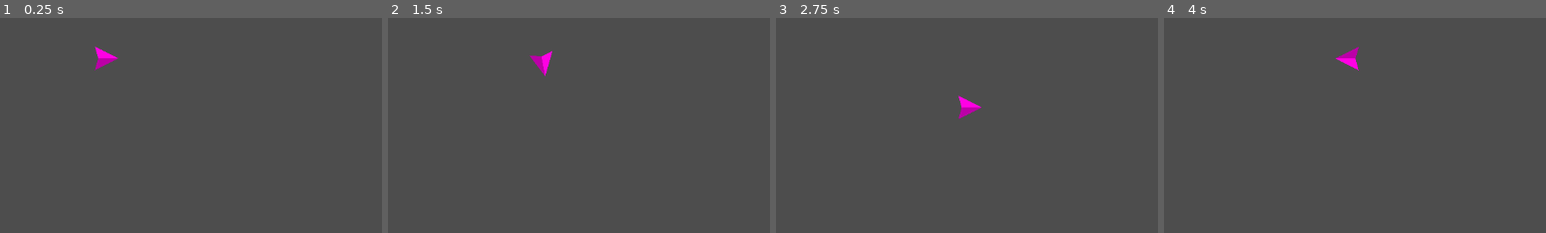
Above: before the commit, frames 1-4 (left to right).
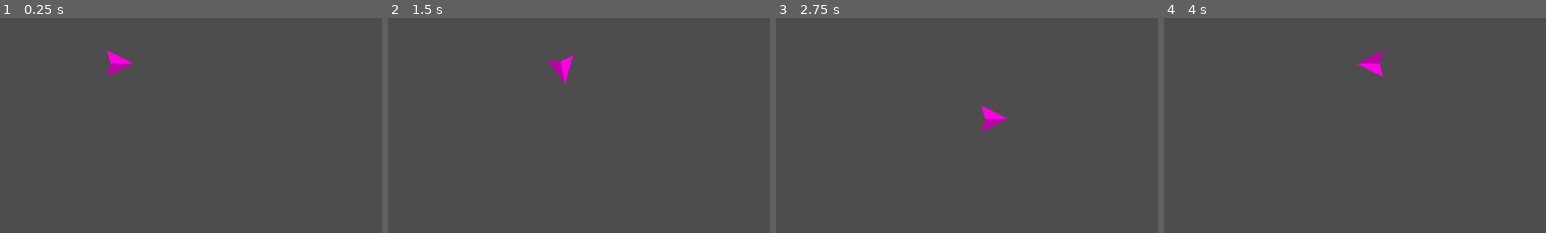
Above: after the commit, the same moments.

Repository: outrightmental/Blockbusters
Game: Godot game, scene res://scenes/main.tscn
Same seed, same stepped clock (60 frames per second), same inputs: the game is played once before the commit and once after it.
Inputs:
- Up to frame 1 (0.25 s): no input
- Up to frame 2 (1.5 s): tap Enter at 0.5 s; hold Right (ui_right) 0.53-1.28 s; hold Down (ui_down) from 1.28 s (still down)
- Up to frame 3 (2.75 s): release Down (ui_down) at 2.03 s; hold Right (ui_right) from 2.03 s (still down)
- Up to frame 4 (4 s): release Right (ui_right) at 2.78 s; hold Up (ui_up) 2.78-3.53 s; hold Left (ui_left) from 3.53 s (still down)
The pictures show only the part of the screen within x 0-50%, y 0-50%; the shares and areas given below are measured in that part.
In our replay, the window is 799x449 before the commit and 800x450 after it. These sizes can differ from the game's own. Grey fills any space a smaller window leaves; there, only what the larger window draws over its background counts as a difference.

The runs differ from the first frame. In frame 1, 0.6% of the frame differs, in the area x 24-35%, y 13-28%; in frame 2, 0.7%; in frame 3, 0.7%, in the area x 47-61%, y 36-53%; in frame 4, 0.7%.

Commit message:
viewport resize mode

Diff:
--- a/project.godot
+++ b/project.godot
@@ -15,6 +15,12 @@
 config/features=PackedStringArray("4.3", "GL Compatibility")
 config/icon="res://icon.svg"
 
+[display]
+
+window/size/viewport_width=1024
+window/size/viewport_height=576
+window/stretch/mode="viewport"
+
 [rendering]
 
 renderer/rendering_method="gl_compatibility"
